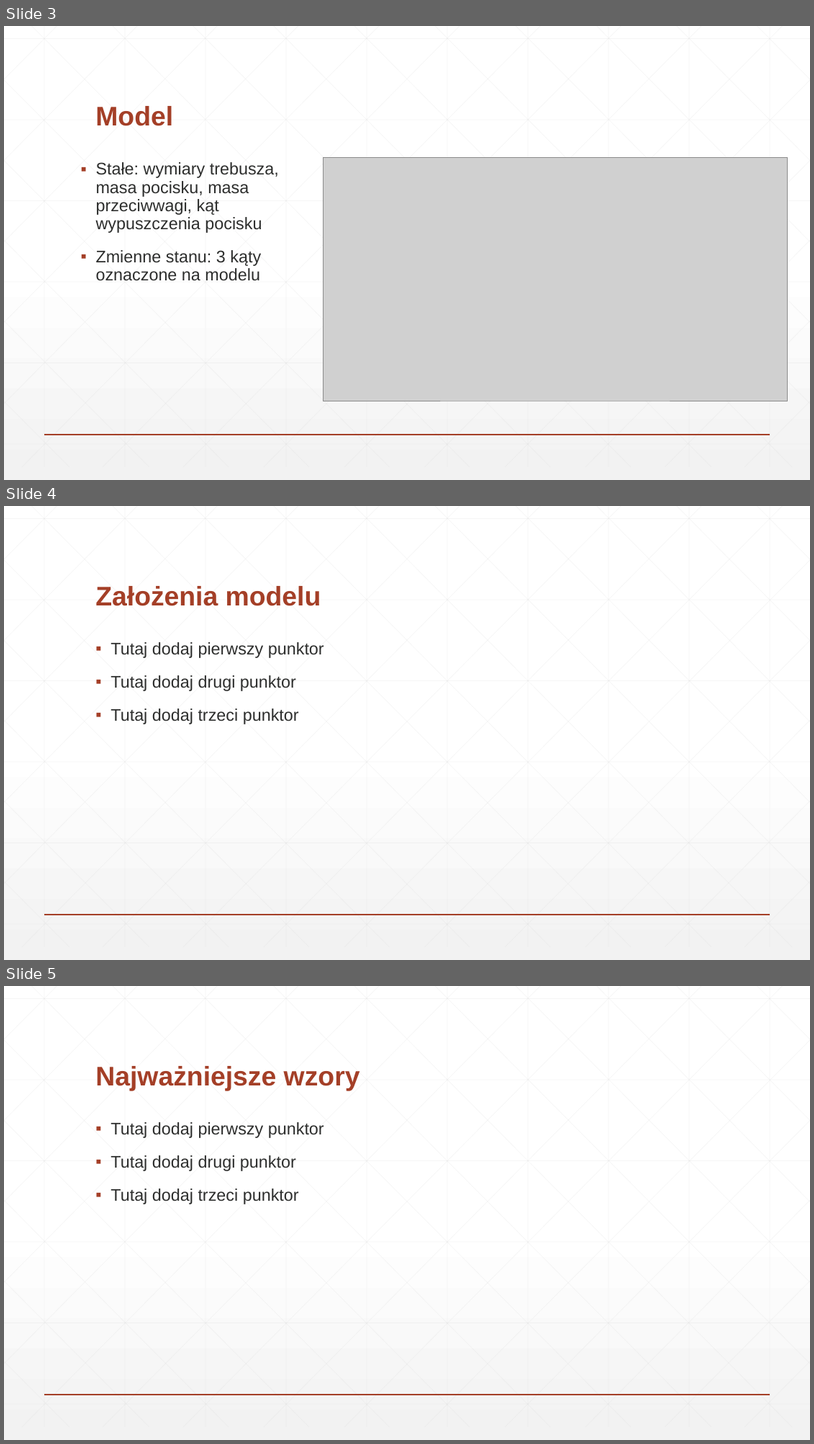
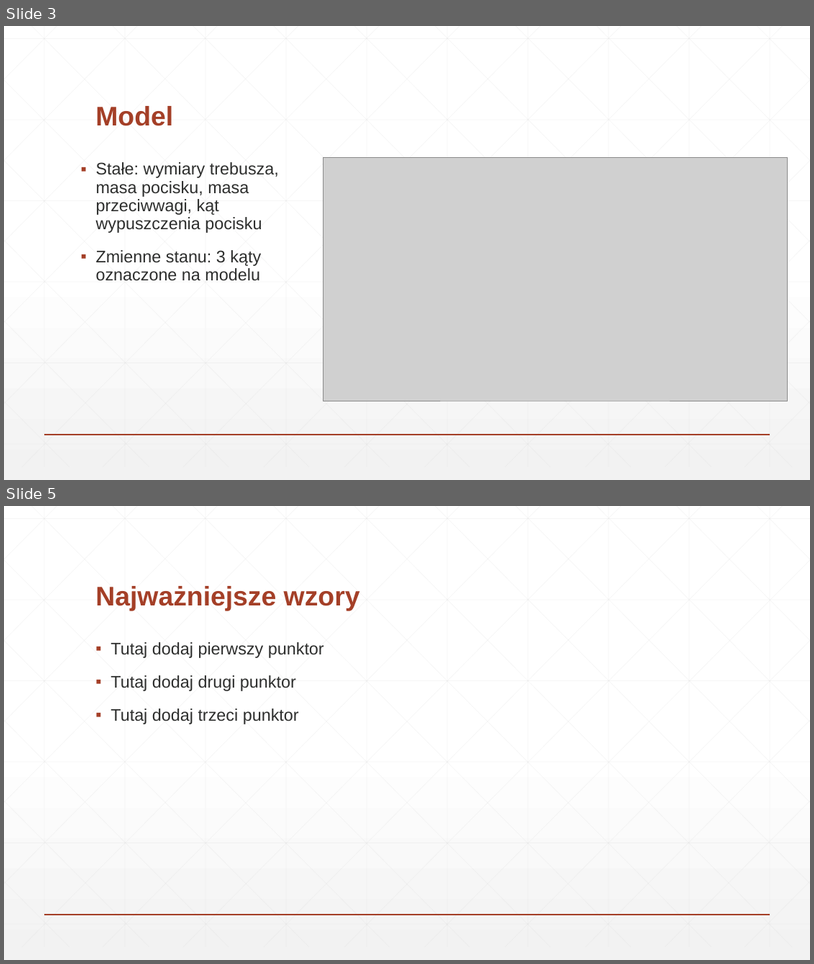
Before and after one commit to Xenvar2307/MiSK-project, a slide deck: Materiały/Prezentacja.pptx. Shown one above the other, each under a label of ours: slides 3, 4 and 5 before the commit, slides 3 and 5 after it; the slides between them are not shown. The pictures are 814x1444 and 814x964 pixels, drawn with LibreOffice and Linux fonts; fonts in the diff are those of the drawing; grey boxes stand for pictures. Boxes give left, top, right and bottom in pixels: in the first picture for what was removed or moved away, otherwise in the second. Text is boxed around its words. In the diff, an @@ line names an element or a change of style, - is before the commit and + after.

```diff
--- a/Materiały/Prezentacja.pptx
+++ b/Materiały/Prezentacja.pptx
@@ slide 4 removed at [4,506,810,960], background gradient #FFFFFF to #F2F2F2; not listed: 47 template elements that a slide beside it also shows @@
@@ title removed at [95,586,322,606] @@
-Założenia modelu
@@ text removed at [111,642,324,724] @@
-▪ Tutaj dodaj pierwszy punktor
-▪ Tutaj dodaj drugi punktor
-▪ Tutaj dodaj trzeci punktor
```
Also in this commit, not shown: 1 slide changed, 4 slides added.
